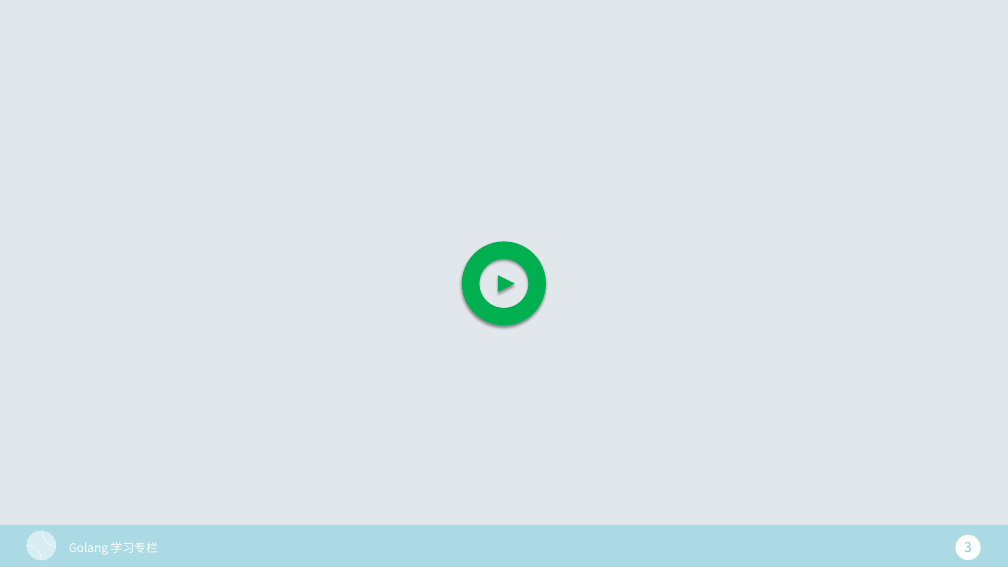
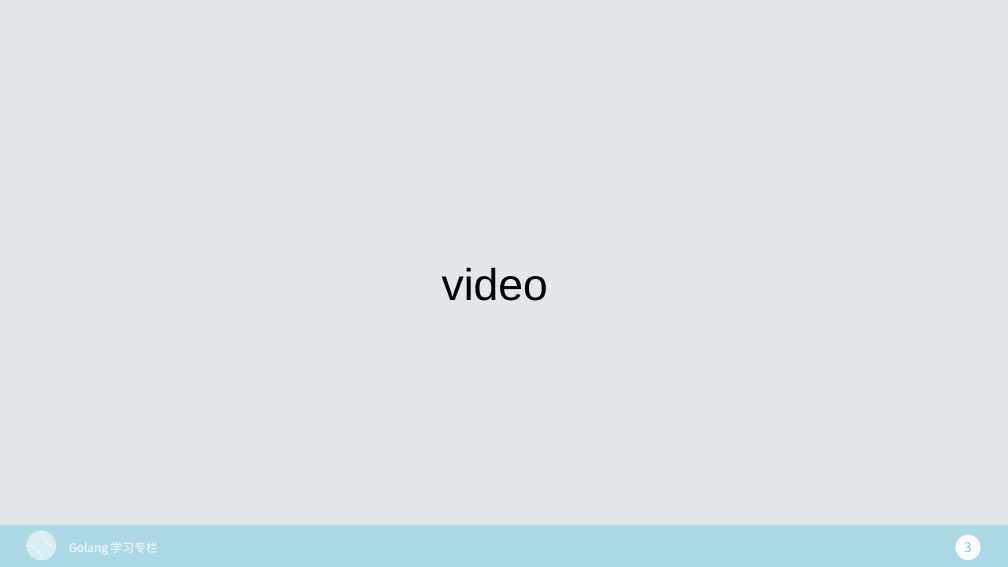
Before and after one commit to XieWeiXie/Gopher-By-Example, a slide deck: slide 9 of PowerPoint/00-01.pptx (slide 8 before the commit). Drawn at 1008x567 pixels with LibreOffice and Linux fonts; fonts in the diff are those of the drawing. Boxes give left, top, right and bottom in pixels: in the first picture for what was removed or moved away, otherwise in the second. Text is boxed around its words. In the diff, an @@ line names an element or a change of style, - is before the commit and + after.

```diff
--- a/PowerPoint/00-01.pptx
+++ b/PowerPoint/00-01.pptx
@@ text added at [442,267,548,301], 60 pt, text #000000 @@
+video
@@ donut removed at [462,242,546,325] @@
@@ triangle removed at [498,275,515,292] @@
```
Also in this commit, not shown: 3 other slides changed, 1 slide added.
